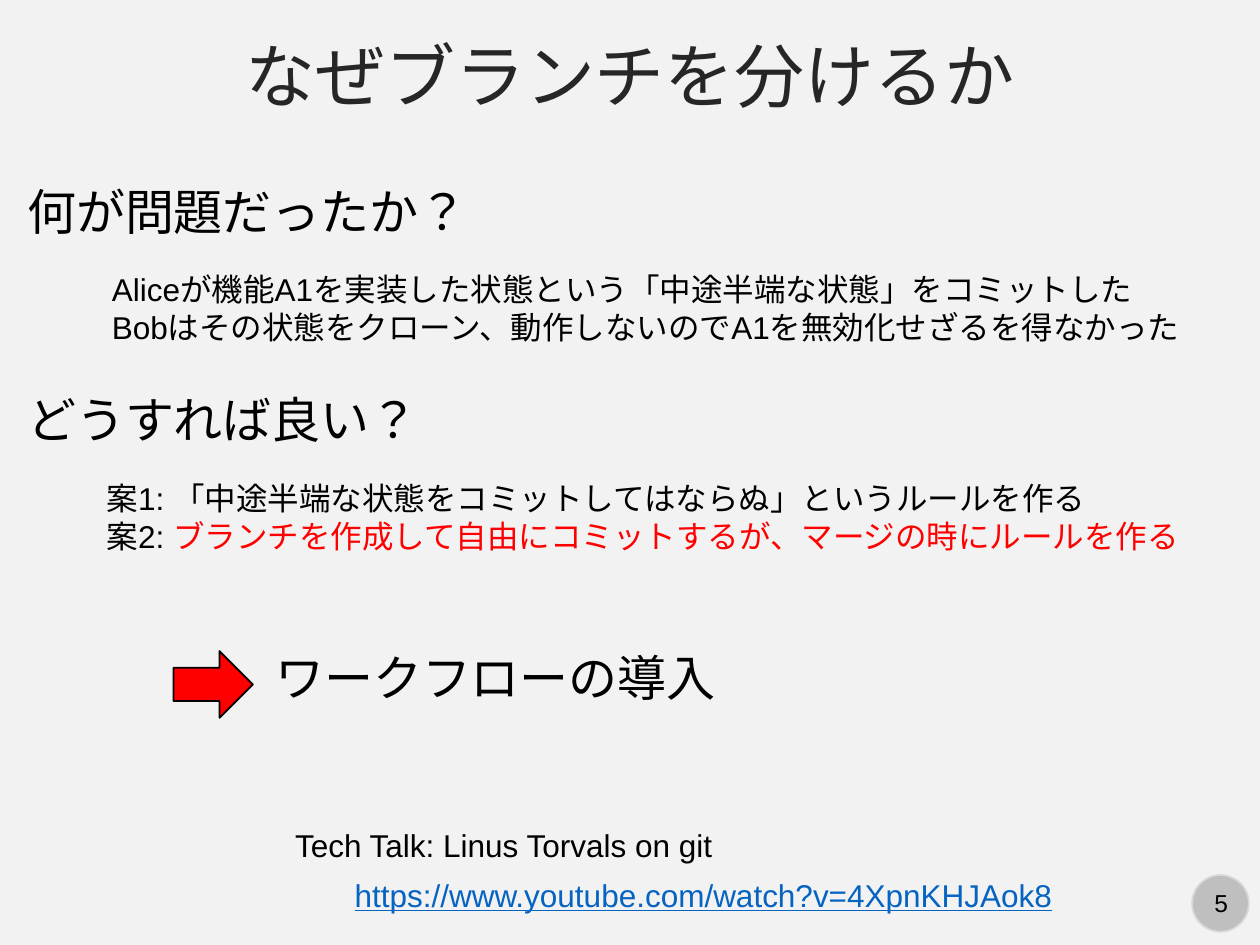
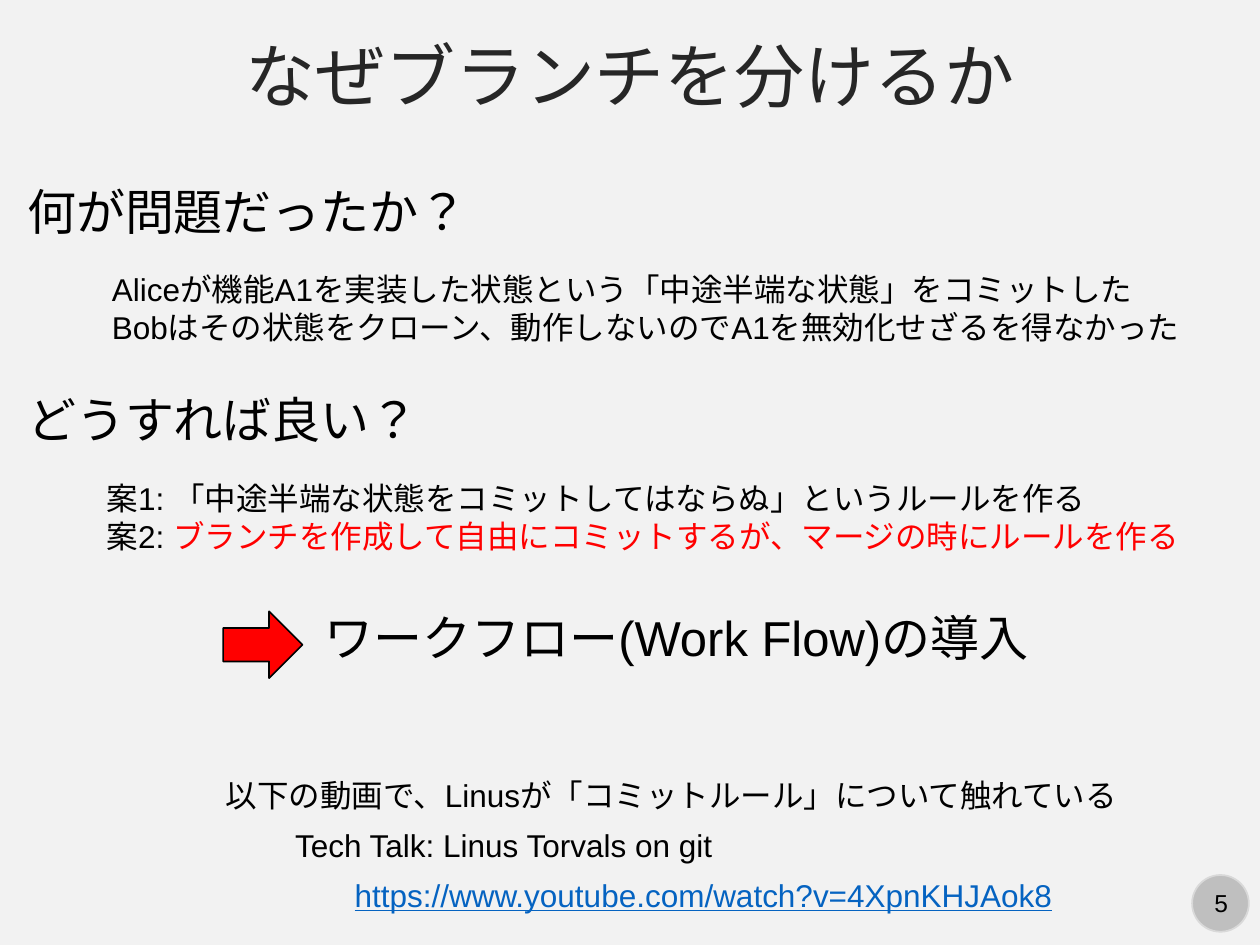
Before and after one commit to kaityo256/github, a slide deck: slide 5 of branch/fig/slide.pptx. Drawn at 1260x945 pixels with LibreOffice and Linux fonts; fonts in the diff are those of the drawing. Boxes give left, top, right and bottom in pixels: in the first picture for what was removed or moved away, otherwise in the second. Text is boxed around its words. In the diff, an @@ line names an element or a change of style, - is before the commit and + after.

```diff
--- a/branch/fig/slide.pptx
+++ b/branch/fig/slide.pptx
@@ right arrow: place and size @@
-right arrow at [174,651,253,718]
+right arrow at [223,611,302,678]
@@ text at [325,616,1028,666]: text changed @@
-ワークフローの導入
+ワークフロー(Work Flow)の導入
@@ text added at [226,780,1117,810], 18 pt, text #000000 @@
+以下の動画で、Linusが「コミットルール」について触れている
```
Also in this commit, not shown: 1 other slide changed, 14 slides added, 1 other file.
